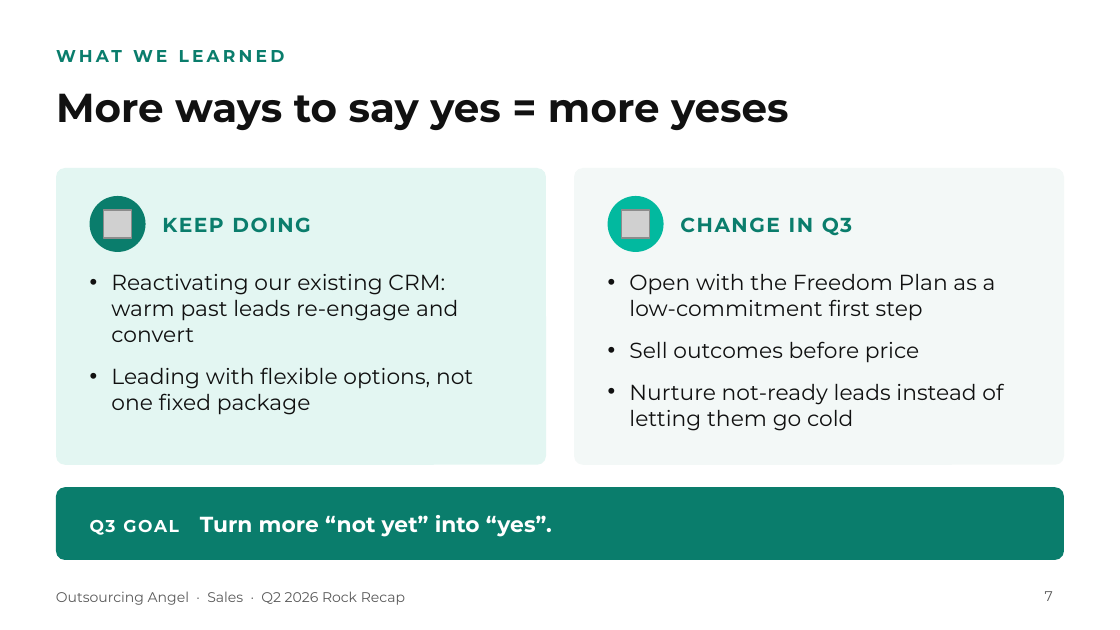
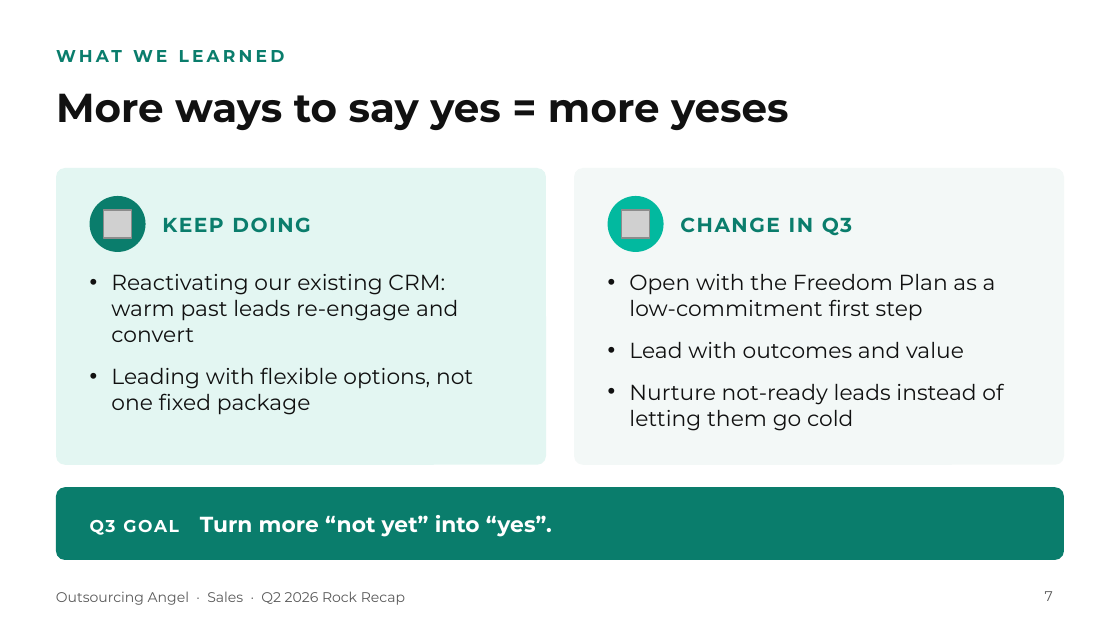
Before and after one commit to gail-gif/OA, a slide deck: slide 7 of OA_Q2_Sales_Rock_Recap_Refined.pptx. Drawn at 1120x630 pixels with LibreOffice and Linux fonts; fonts in the diff are those of the drawing; grey boxes stand for pictures. Boxes give left, top, right and bottom in pixels: in the first picture for what was removed or moved away, otherwise in the second. Text is boxed around its words. In the diff, an @@ line names an element or a change of style, - is before the commit and + after.

```diff
--- a/OA_Q2_Sales_Rock_Recap_Refined.pptx
+++ b/OA_Q2_Sales_Rock_Recap_Refined.pptx
@@ text at [629, 342, 964, 358]: text changed @@
-• Sell outcomes before price
+• Lead with outcomes and value
```
Also in this commit, not shown: 2 other slides changed.
